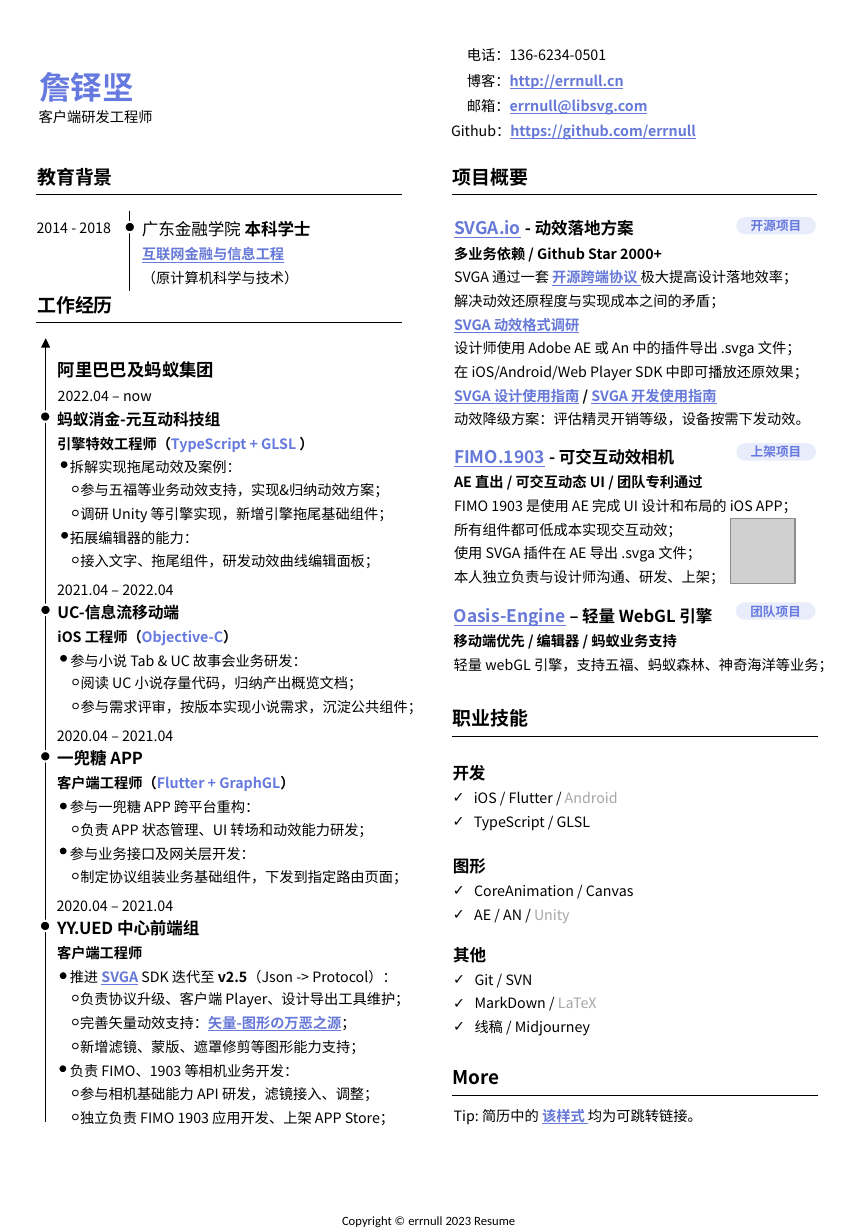
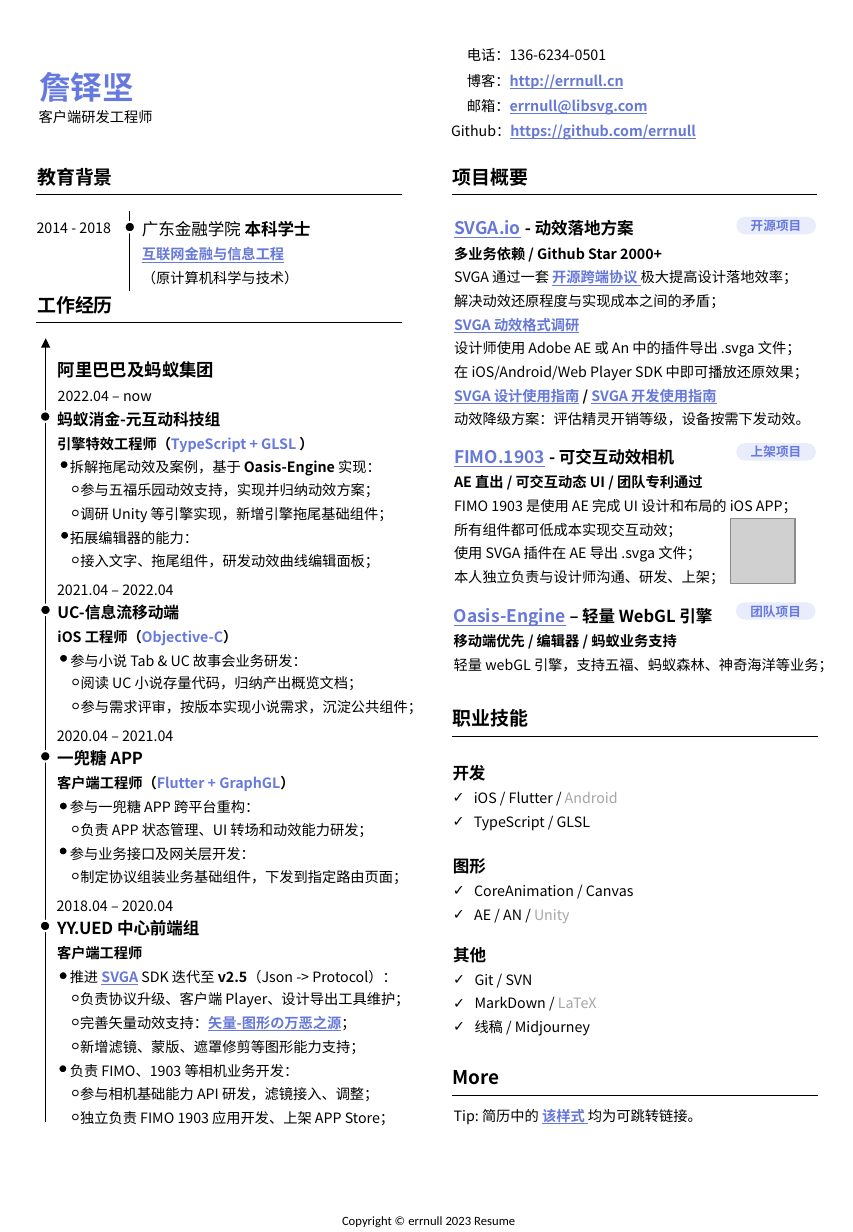
Before and after one commit to errnull/errnull.github.io, a slide deck: slide 1 of about/doc/resume.pptx. Drawn at 853x1232 pixels with LibreOffice and Linux fonts; fonts in the diff are those of the drawing; grey boxes stand for pictures. Boxes give left, top, right and bottom in pixels: in the first picture for what was removed or moved away, otherwise in the second. Text is boxed around its words. In the diff, an @@ line names an element or a change of style, - is before the commit and + after.

```diff
--- a/about/doc/resume.pptx
+++ b/about/doc/resume.pptx
@@ text at [70, 460, 381, 497]: text changed @@
-拆解实现拖尾动效及案例：
-৹ 参与五福等业务动效支持，实现&归纳动效方案；
+拆解拖尾动效及案例，基于 Oasis-Engine 实现：
+৹ 参与五福乐园动效支持，实现并归纳动效方案；
@@ text at [57, 900, 173, 911]: text changed @@
-2020.04 – 2021.04
+2018.04 – 2020.04
```
Also in this commit, not shown: 1 other file.
